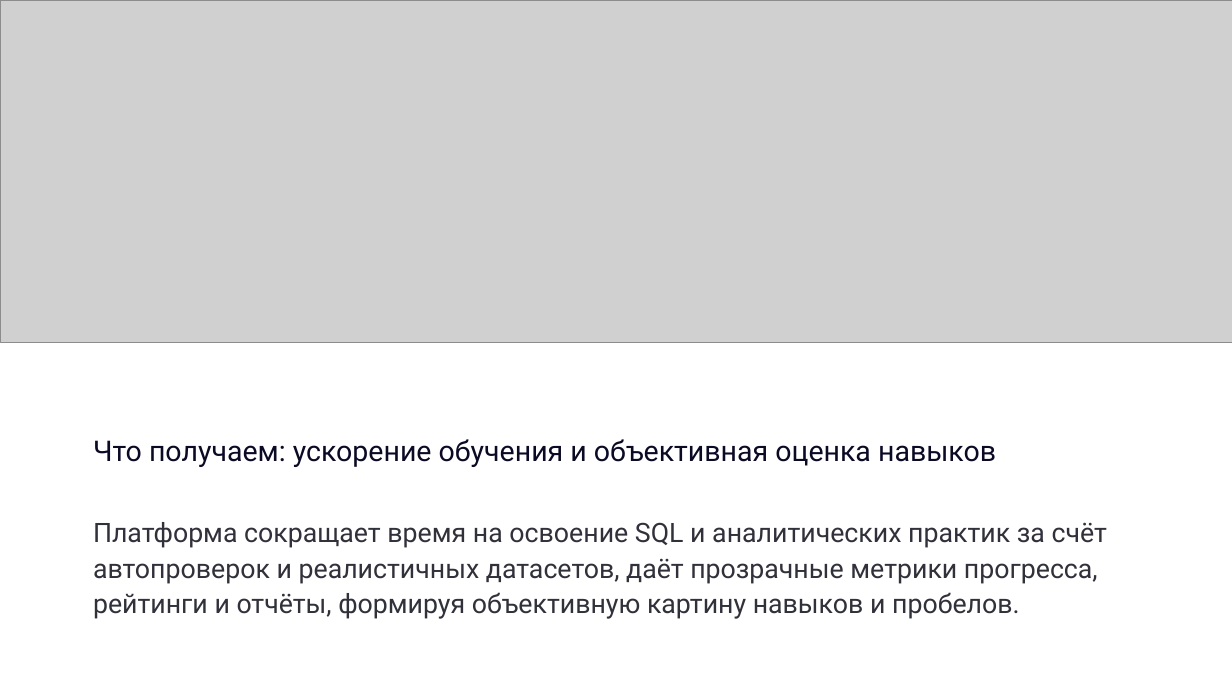
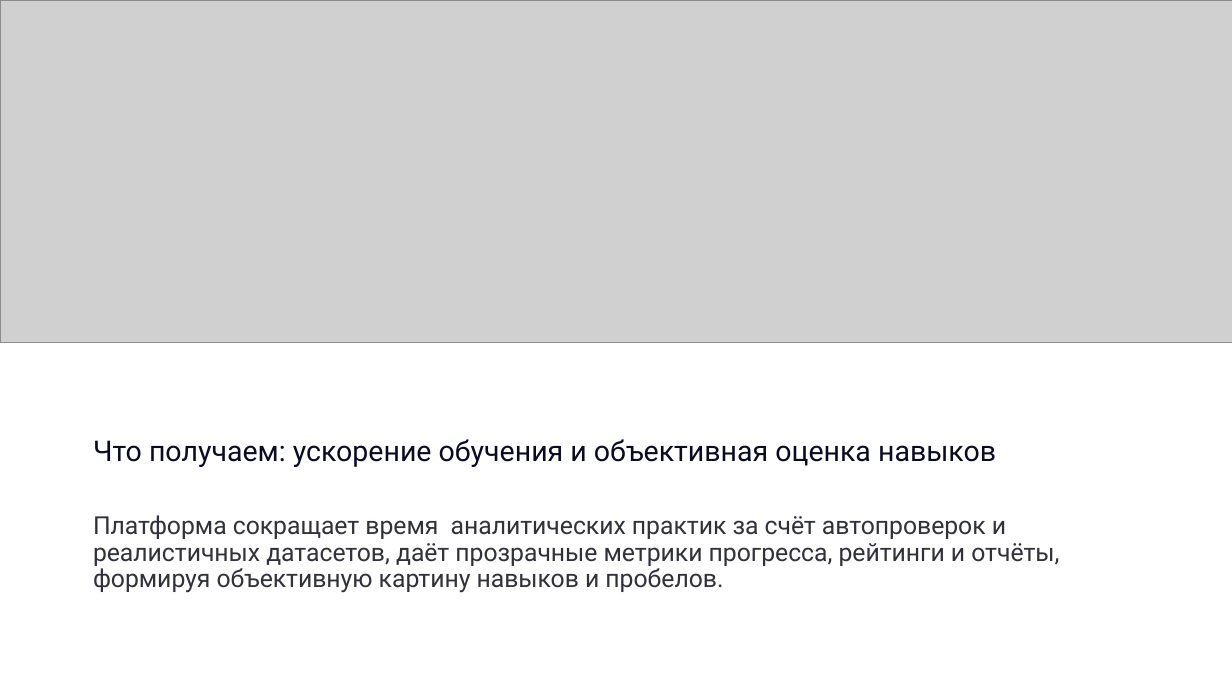
Before and after one commit to AbyanovDamir/analytics-trainer, a slide deck: slide 7 of present.pptx. Drawn at 1232x693 pixels with LibreOffice and Linux fonts; fonts in the diff are those of the drawing; grey boxes stand for pictures; background and template pictures are left out. Boxes give left, top, right and bottom in pixels: in the first picture for what was removed or moved away, otherwise in the second. Text is boxed around its words. In the diff, an @@ line names an element or a change of style, - is before the commit and + after.

```diff
--- a/present.pptx
+++ b/present.pptx
@@ text at (93,515,1059,593): text changed; size 30 to 27.8 pt @@
-Платформа сокращает время на освоение SQL и аналитических практик за счёт автопроверок и реалистичных датасетов, даёт прозрачные метрики прогресса, рейтинги и отчёты, формируя объективную картину навыков и пробелов.
+Платформа сокращает время аналитических практик за счёт автопроверок и реалистичных датасетов, даёт прозрачные метрики прогресса, рейтинги и отчёты, формируя объективную картину навыков и пробелов.
```
Also in this commit, not shown: 1 other slide changed.
